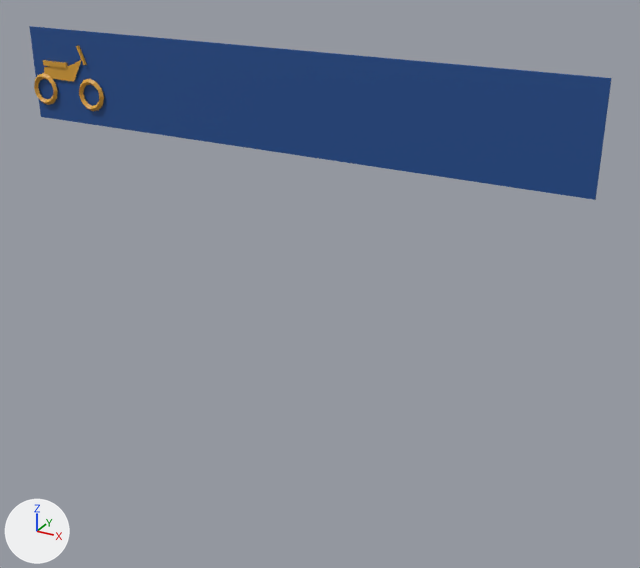
Before and after pictures for a commit that changed the glTF model assets/models/nha_rap/bang/bang_giu_xe_48.glb.
The view is the same before and after, from a 50 mm lens placed at (5.65, -5.29, 4.23), pointed at (2.81, -0.13, 1.65). Arrows for +X, +Y and +Z are at lower left; the lights stay in place. The first picture is the older version. Vertices at exactly the same position are counted once.

The older version as bpy lines, for what is in view:
```python
me_hop_003 = bpy.data.meshes.new('hop.003')
me_hop_003.from_pydata(...)  # 125 vertices, 231 faces; spans x 0.13..4.65, y -0.08..-0.03, z 2.56..3.28
me_hop_003.materials.append(mat_pho_mausac)
ob_bang_giu_xe_48 = bpy.data.objects.new('bang_giu_xe_48', me_hop_003)
ob_bang_giu_xe_48.location = (0.0, 0.0, 0.0)
```
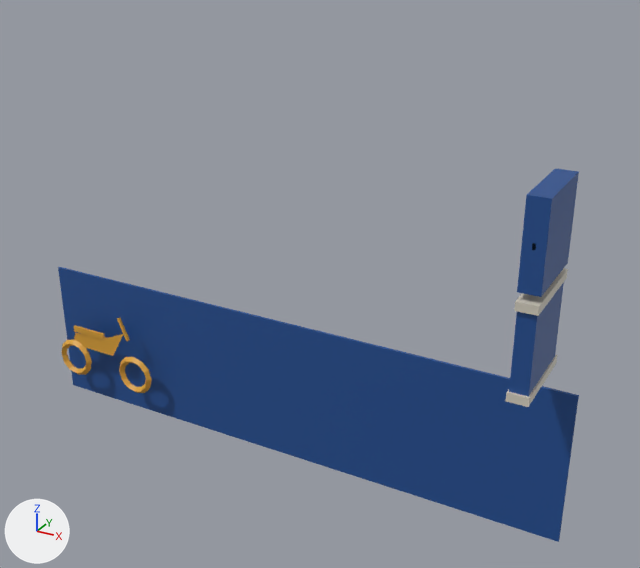
What differs and where, as boxes (x1, y1, x2, y2) in the pictures (640 x 568 px; the box of a moved part takes in the faces that stretch with it):
'bang_giu_xe_48', reshaped (11% narrower, 114% taller)
    before: (29, 26, 612, 200)
    after: (58, 168, 579, 542)
part 1 of me_hop_003, added (blue)
    after: (58, 267, 579, 542)
part 2 of me_hop_003, moved or reshaped
    before: (34, 73, 58, 105)
    after: (62, 339, 92, 375)
part 3 of me_hop_003, moved or reshaped
    before: (79, 79, 104, 111)
    after: (119, 357, 152, 393)
part 4 of me_hop_003, moved or reshaped
    before: (44, 60, 81, 81)
    after: (74, 333, 123, 356)
part 5 of me_hop_003, added
    after: (74, 325, 105, 340)
part 6 of me_hop_003, moved or reshaped
    before: (76, 45, 87, 65)
    after: (117, 318, 130, 341)
part 7 of me_hop_003, added (blue)
    after: (517, 168, 579, 297)
part 8 of me_hop_003, added (blue)
    after: (509, 282, 564, 397)
part 9 of me_hop_003, added
    after: (514, 268, 568, 316)
part 10 of me_hop_003, added
    after: (506, 354, 557, 407)
part 11 of me_hop_003, deleted (blue)
    before: (29, 26, 612, 200)
part 12 of me_hop_003, deleted
    before: (43, 60, 68, 68)

The change, as a diff of the scene's bpy script:
```diff
--- a/assets/models/nha_rap/bang/bang_giu_xe_48.glb.py
+++ b/assets/models/nha_rap/bang/bang_giu_xe_48.glb.py
@@ me_hop_003 @@
 # used by ob_bang_giu_xe_48; location = (0.0, 0.0, 0.0)
-me_hop_003.from_pydata(...)  # 125 vertices, 231 faces; spans x 0.13..4.65, y -0.08..-0.03, z 2.56..3.28
+me_hop_003.from_pydata(...)  # 181 vertices, 315 faces; spans x 0.1..4.7, y -0.72..0.0, z 0.0..2.74
+# me_hop_003 part 1: a new loose piece, a box spanning x 0.1..4.7, y -0.02..0.0, z 0.0..1.2, in mat_pho_mausac
+# me_hop_003 part 2: the loose piece of 48 vertices spanning x 0.13..0.39, y -0.08..-0.04, z 2.67..2.93 is scaled about its middle by 1.4, then moved by (0.08, -0.11, -2.37)
+# me_hop_003 part 3: the loose piece of 48 vertices spanning x 0.61..0.87, y -0.08..-0.04, z 2.67..2.93 is scaled about its middle by 1.4, then moved by (0.28, -0.11, -2.37)
+# me_hop_003 part 4: the loose piece of 5 vertices spanning x 0.25..0.68, y -0.06, z 2.89..3.07 is scaled about its middle by (1.4, 1, 1.4), then moved by (0.16, -0.11, -2.3)
+# me_hop_003 part 5: a new loose piece, a box spanning x 0.365..0.701, y -0.18..-0.16, z 0.7..0.752, in mat_pho_mausac
+# me_hop_003 part 6: the loose piece of 8 vertices spanning x 0.64..0.72, y -0.07..-0.05, z 3.03..3.17 is scaled about its middle by (1.4, 1, 1.4), then moved by (0.25, -0.11, -2.25)
+# me_hop_003 part 7: a new loose piece, a box spanning x 4.41..4.55, y -0.7..-0.12, z 2.16..2.74, in mat_pho_mausac
+# me_hop_003 part 8: a new loose piece, a box spanning x 4.42..4.54, y -0.7..-0.12, z 1.48..2.08, in mat_pho_mausac
+# me_hop_003 part 9: a new loose piece, a box spanning x 4.41..4.55, y -0.72..-0.1, z 2.05..2.11, in mat_pho_mausac
+# me_hop_003 part 10: a new loose piece, a box spanning x 4.41..4.55, y -0.72..-0.1, z 1.45..1.51, in mat_pho_mausac
+# me_hop_003 part 11: the loose piece of 8 vertices spanning x 0.15..4.65, y -0.05..-0.03, z 2.56..3.28 is deleted
+# me_hop_003 part 12: the loose piece of 8 vertices spanning x 0.28..0.51, y -0.07..-0.05, z 2.99..3.03 is deleted
+# other edits to the shape of me_hop_003 do not show in these pictures
 me_hop_003.materials.append(mat_pho_mausac)
```
